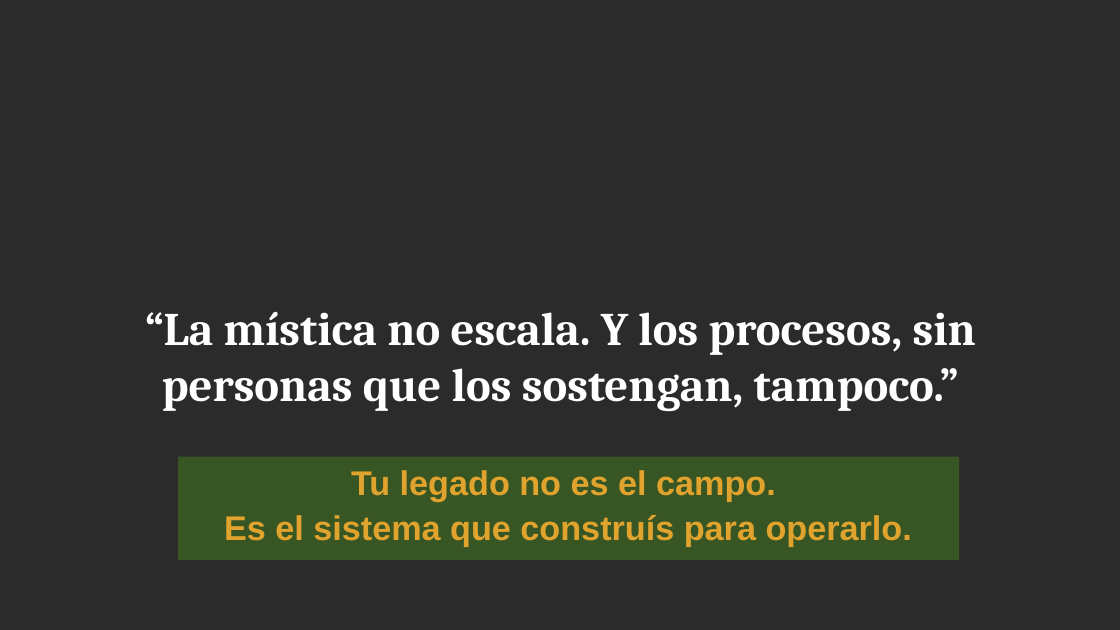
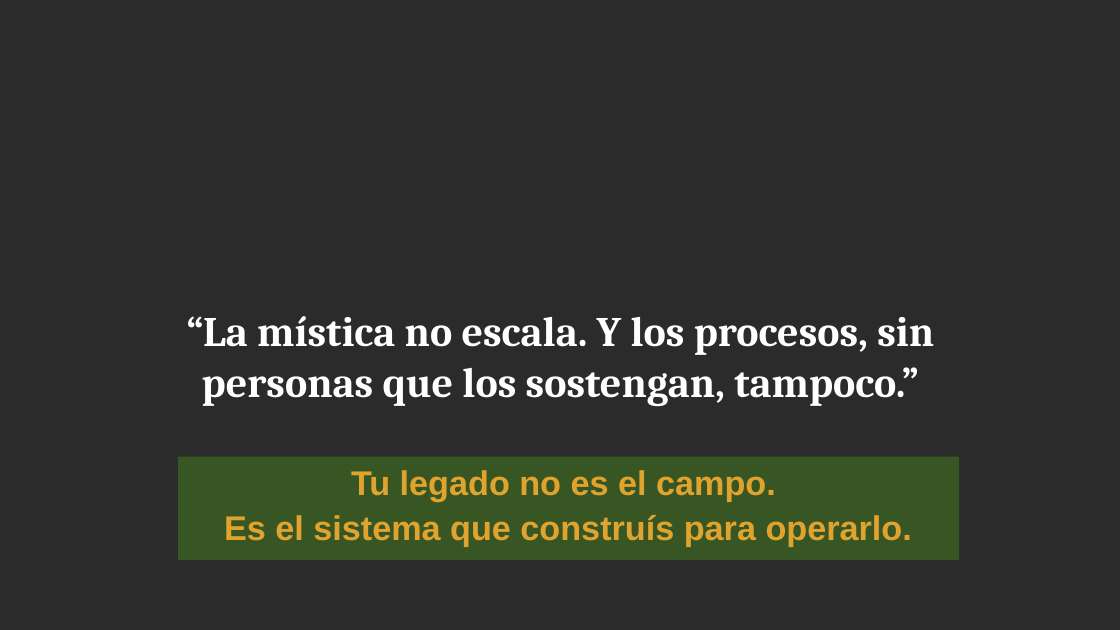
Before and after one commit to ferpreu-ai/49981083, a slide deck: slide 28 of El_punto_ciego_VERSION_17-89.pptx. Drawn at 1120x630 pixels with LibreOffice and Linux fonts; fonts in the diff are those of the drawing; background and template pictures are left out; a plain dark background stands for a picture behind light text. Boxes give left, top, right and bottom in pixels: in the first picture for what was removed or moved away, otherwise in the second. Text is boxed around its words. In the diff, an @@ line names an element or a change of style, - is before the commit and + after.

```diff
--- a/El_punto_ciego_VERSION_17-89.pptx
+++ b/El_punto_ciego_VERSION_17-89.pptx
@@ text "“La mística no escala. Y ..." at <box>186,316,934,406</box>: size 60 to 54 pt @@
```
Also in this commit, not shown: 1 other slide changed.
